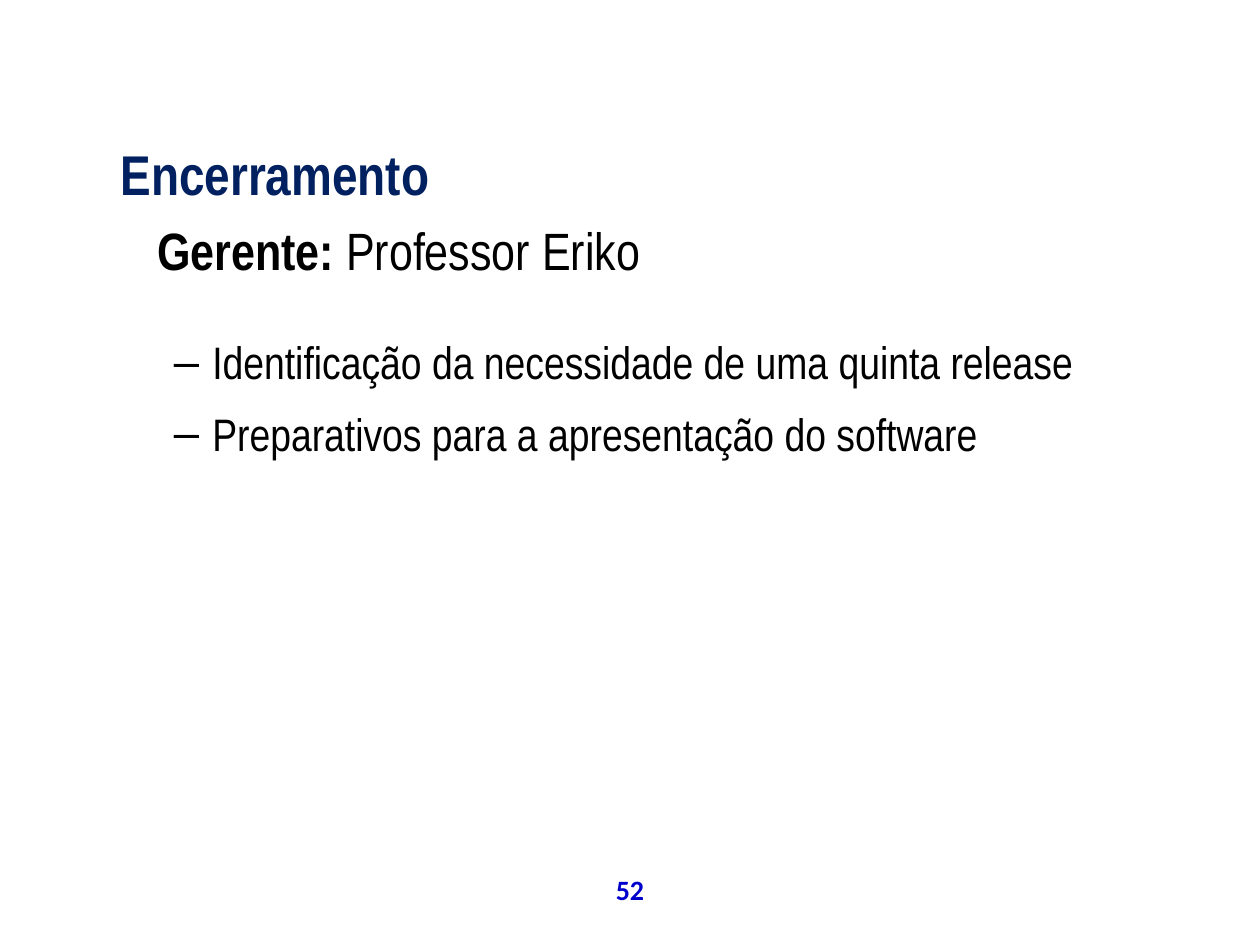
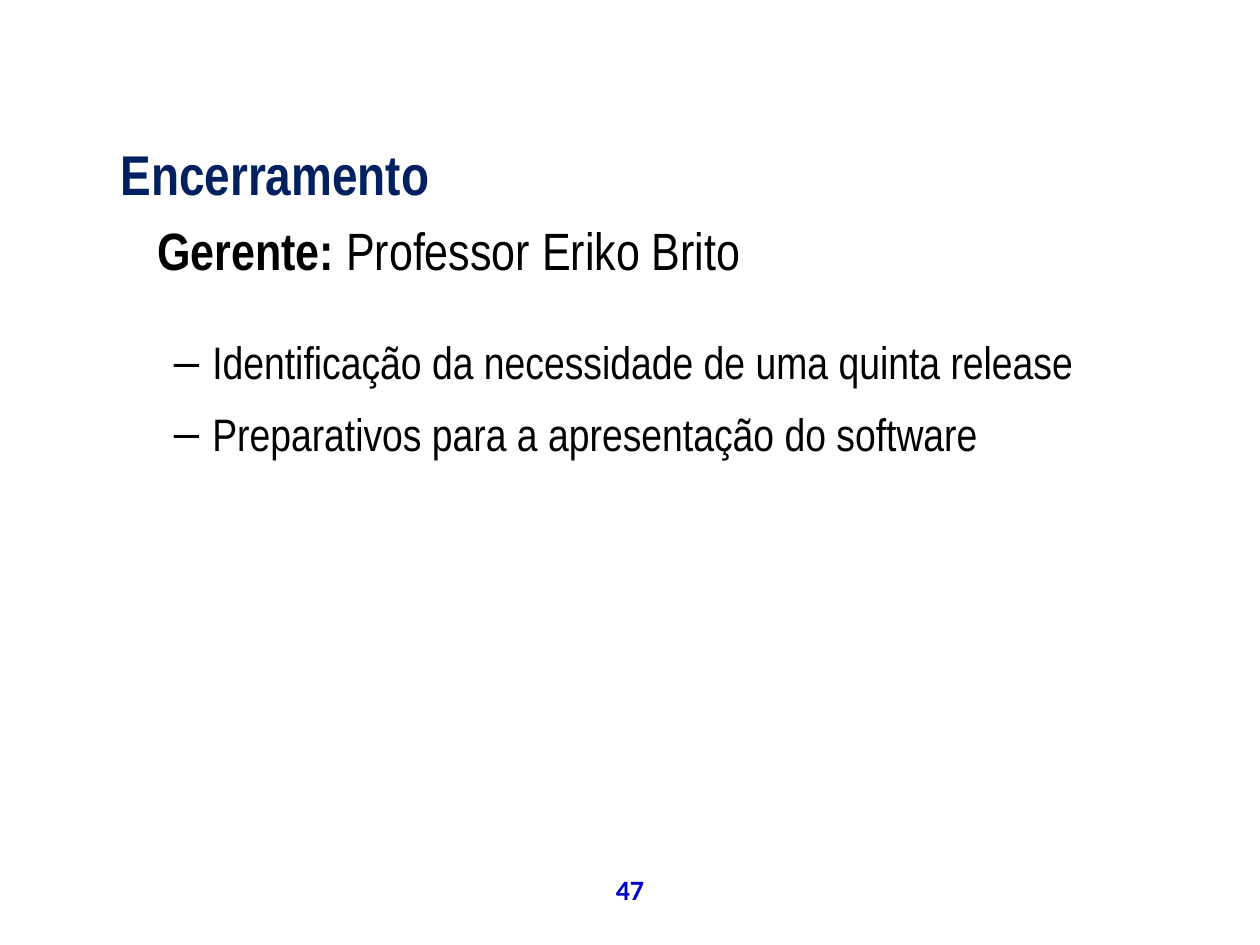
Before and after one commit to theoziran/sislodim, a slide deck: slide 47 of documentos/ProjetoPSA/Apresentação Final.ppt (slide 52 before the commit). Drawn at 1260x945 pixels with LibreOffice and Linux fonts; fonts in the diff are those of the drawing; background and template pictures are left out. Boxes give left, top, right and bottom in pixels: in the first picture for what was removed or moved away, otherwise in the second. Text is boxed around its words. In the diff, an @@ line names an element or a change of style, - is before the commit and + after.

```diff
--- a/documentos/ProjetoPSA/Apresentação Final.ppt
+++ b/documentos/ProjetoPSA/Apresentação Final.ppt
@@ text at box(157, 232, 740, 271): text changed @@
-Gerente: Professor Eriko
+Gerente: Professor Eriko Brito
@@ page number at box(616, 882, 644, 900): text changed @@
-52
+47
```
Also in this commit, not shown: 38 other slides changed, 12 slides added, 4 slides removed.
